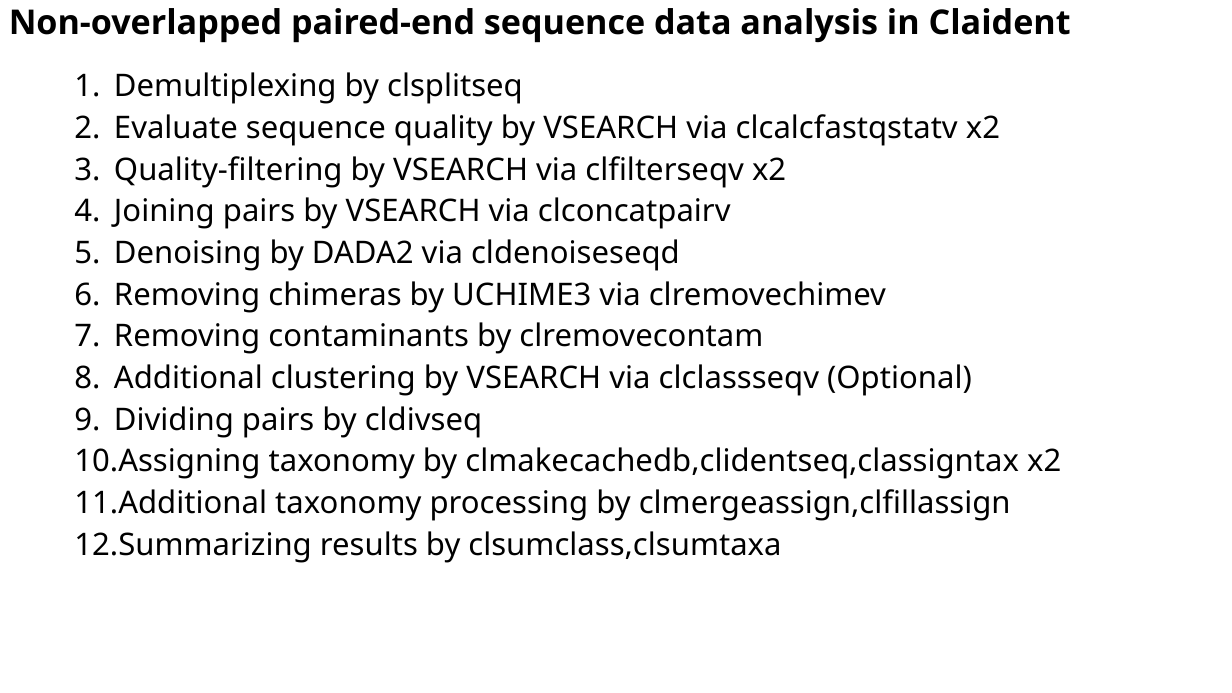
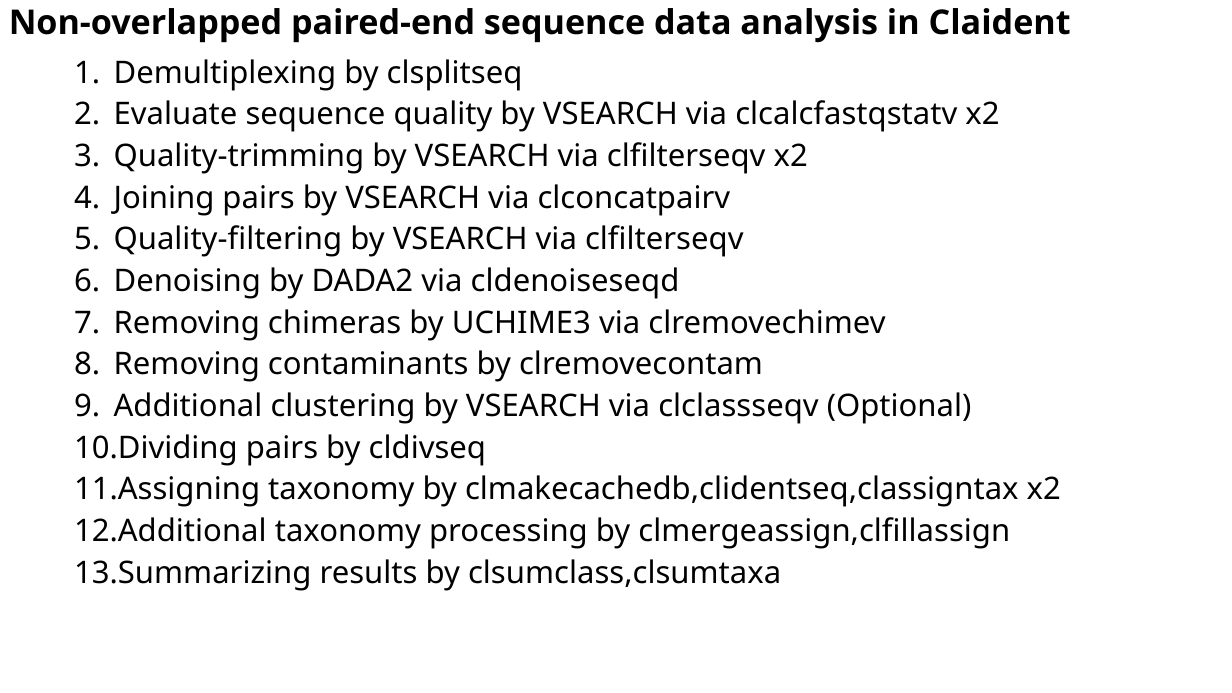
Before and after one commit to astanabe/ClaidentTutorial, a slide deck: slide 7 of AutumnSchool20201115.odp. Drawn at 1232x693 pixels with LibreOffice and Linux fonts; fonts in the diff are those of the drawing. Boxes give left, top, right and bottom in pixels: in the first picture for what was removed or moved away, otherwise in the second. Text is boxed around its words. In the diff, an @@ line names an element or a change of style, - is before the commit and + after.

Commit message:
Add files for nonoverlapped paired-end and single-end

```diff
--- a/AutumnSchool20201115.odp
+++ b/AutumnSchool20201115.odp
@@ text "Demultiplexing by clsplitseq": place and size @@
-text "Demultiplexing by clsplitseq" at [74,72,1061,563]
+text "Demultiplexing by clsplitseq" at [74,59,1061,591]
@@ text at [114,142,808,174]: text changed @@
-3. Quality-filtering by VSEARCH via clfilterseqv x2
+3. Quality-trimming by VSEARCH via clfilterseqv x2
@@ text at [114,225,744,257]: paragraph added @@
+5. Quality-filtering by VSEARCH via clfilterseqv
```
Also in this commit, not shown: 5 other slides changed, 25 other files.
